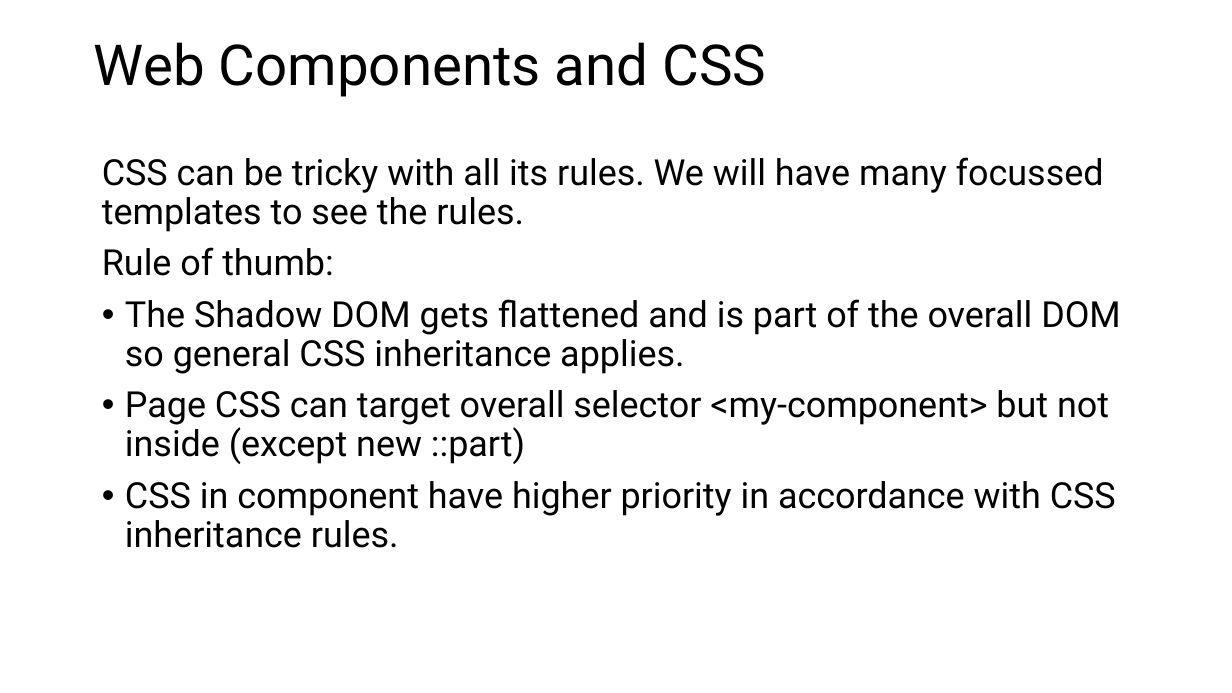
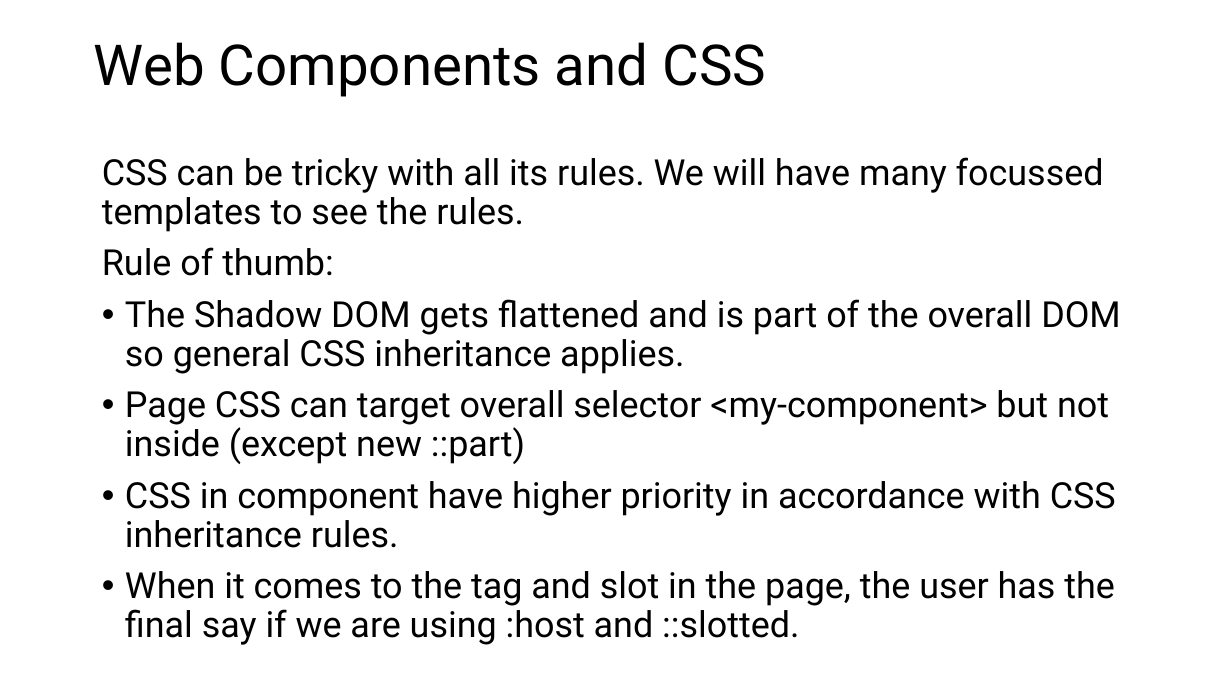
Before and after one commit to Python-Test-Engineer/web-components-v1, a slide deck: slide 1 of SLIDES/04-css.pptx. Drawn at 1232x693 pixels with LibreOffice and Linux fonts; fonts in the diff are those of the drawing. Boxes give left, top, right and bottom in pixels: in the first picture for what was removed or moved away, otherwise in the second. Text is boxed around its words. In the diff, an @@ line names an element or a change of style, - is before the commit and + after.

```diff
--- a/SLIDES/04-css.pptx
+++ b/SLIDES/04-css.pptx
@@ text at (x1=125, y1=571, x2=1115, y2=645): paragraph added @@
+• When it comes to the tag and slot in the page, the user has the final say if we are using :host and ::slotted.
```
Also in this commit, not shown: 2 other files.
